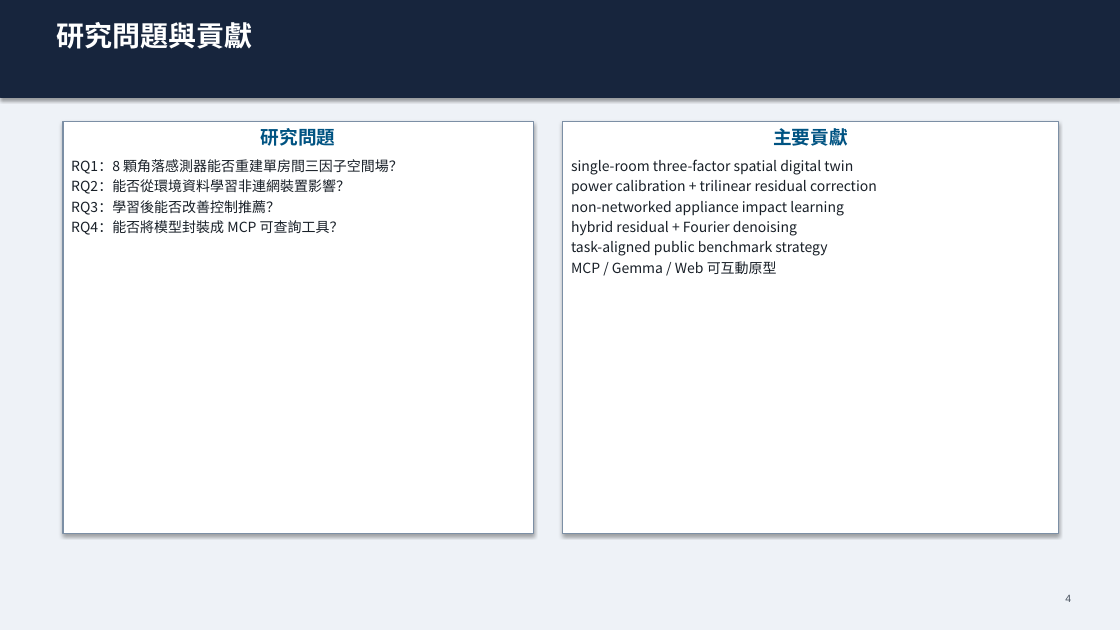
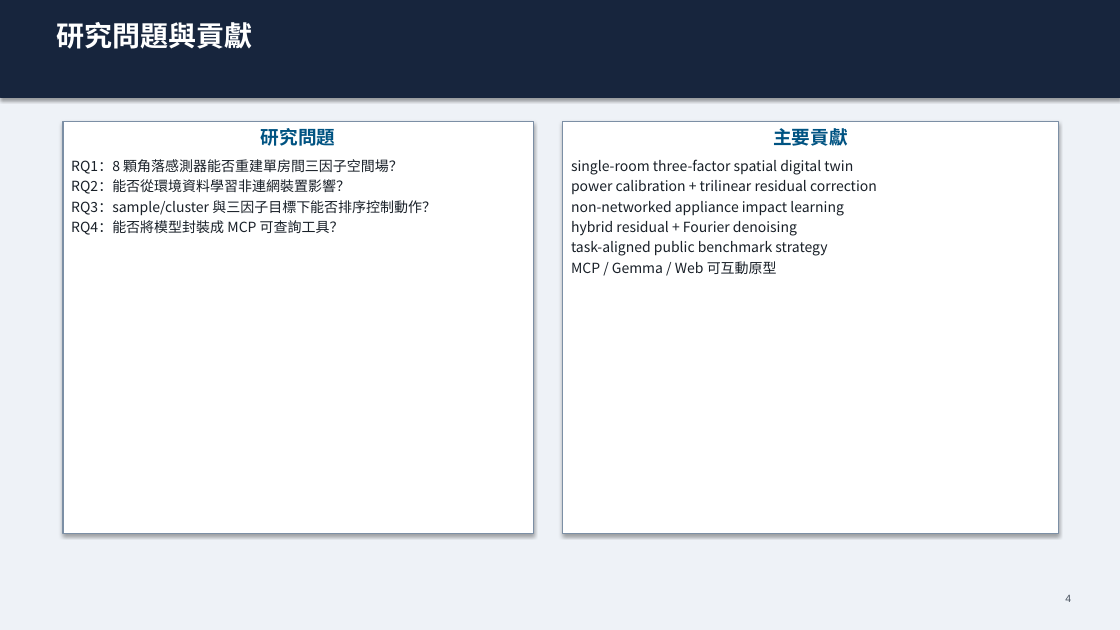
Before and after one commit to Yunitrish006006/A-Spatial-Digital-Twin-Prototype-for-Indoor-Spaces-with-Environmental-Factors, a slide deck: slide 4 of docs/papers/thesis/thesis_presentation_zh_30min.pptx. Drawn at 1120x630 pixels with LibreOffice and Linux fonts; fonts in the diff are those of the drawing. Boxes give left, top, right and bottom in pixels: in the first picture for what was removed or moved away, otherwise in the second. Text is boxed around its words. In the diff, an @@ line names an element or a change of style, - is before the commit and + after.

```diff
--- a/docs/papers/thesis/thesis_presentation_zh_30min.pptx
+++ b/docs/papers/thesis/thesis_presentation_zh_30min.pptx
@@ text in rectangle at (x1=71, y1=200, x2=436, y2=216): text changed @@
-RQ3：學習後能否改善控制推薦？
+RQ3：sample/cluster 與三因子目標下能否排序控制動作？
```
Also in this commit, not shown: 2 other slides changed, 39 other files.
